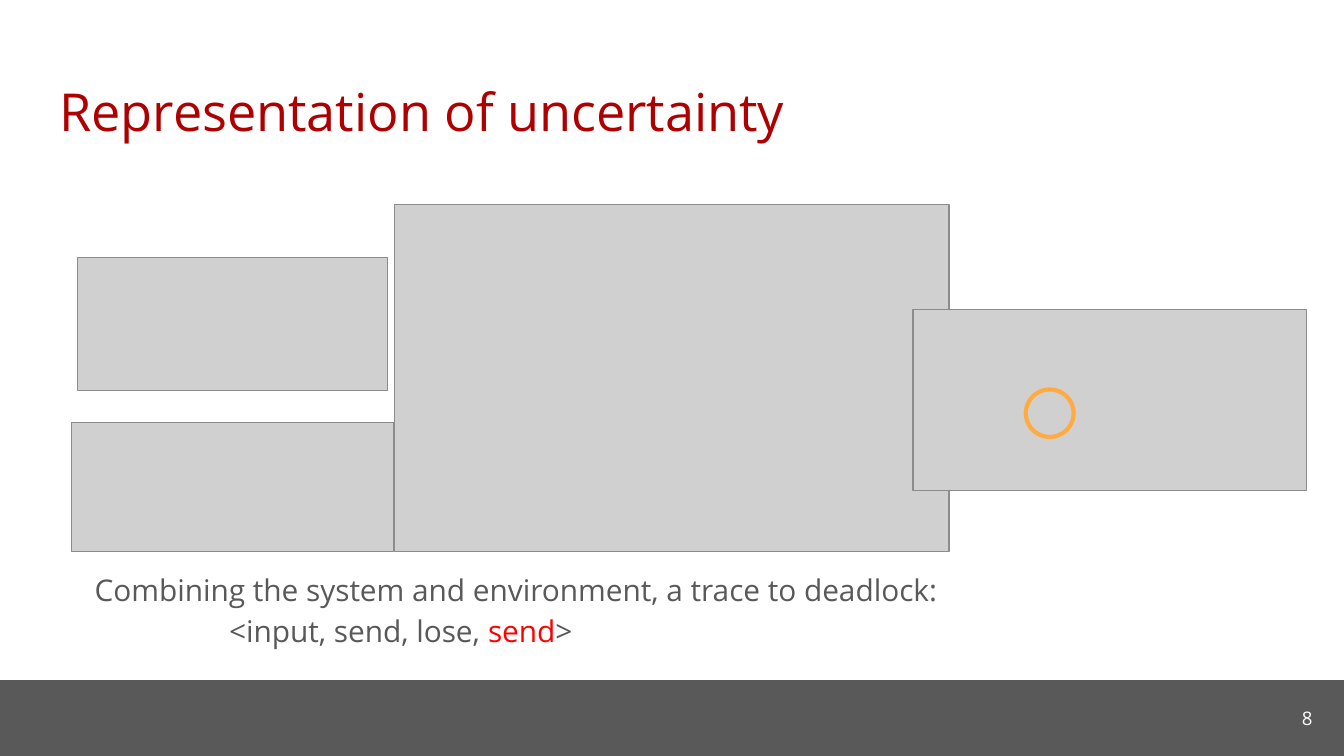
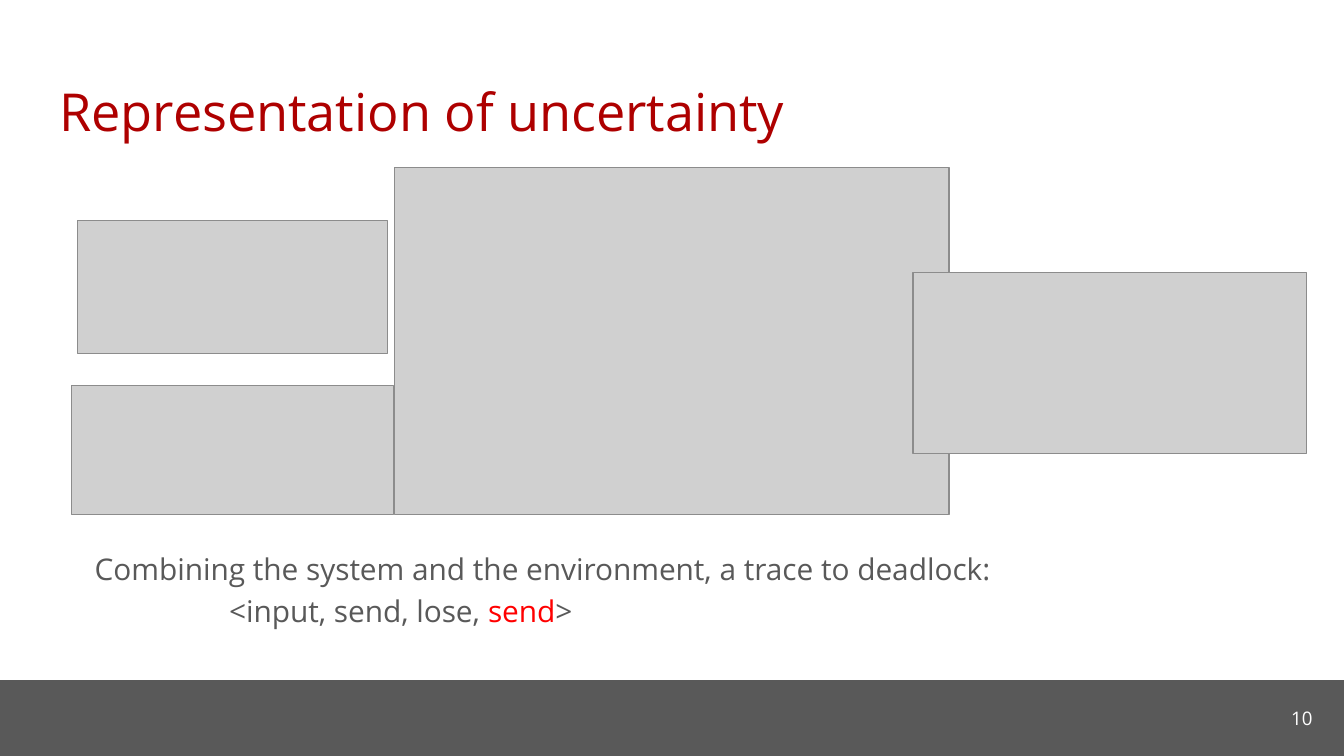
Before and after one commit to cmu-soda/Robustness, a slide deck: slide 10 of Robustness.pptx (slide 8 before the commit). Drawn at 1344x756 pixels with LibreOffice and Linux fonts; fonts in the diff are those of the drawing; grey boxes stand for pictures; background and template pictures are left out. Boxes give left, top, right and bottom in pixels: in the first picture for what was removed or moved away, otherwise in the second. Text is boxed around its words. In the diff, an @@ line names an element or a change of style, - is before the commit and + after.

```diff
--- a/Robustness.pptx
+++ b/Robustness.pptx
@@ picture: place and size @@
-picture at (78, 258, 387, 391)
+picture at (78, 220, 387, 353)
@@ 3 pictures: place and size @@
-3 pictures at (71, 204, 1306, 551)
+3 pictures at (71, 168, 1306, 515)
@@ ellipse removed at (1025, 390, 1074, 437) @@
@@ text "Combining the system and the ...": place and size @@
-text "Combining the system and the ..." at (95, 578, 937, 649)
+text "Combining the system and the ..." at (95, 557, 990, 629)
@@ text at (95, 557, 990, 587): text changed @@
-Combining the system and environment, a trace to deadlock:
+Combining the system and the environment, a trace to deadlock:
@@ page number at (1291, 711, 1312, 725): text changed @@
-8
+10
```
Also in this commit, not shown: 5 other slides changed, 3 slides added.
